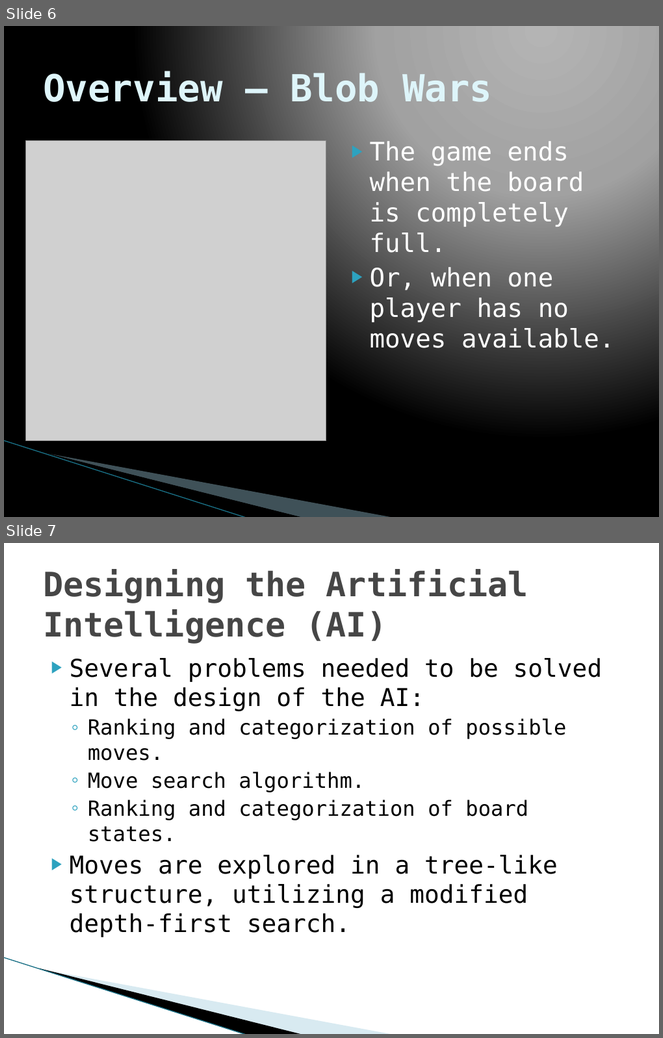
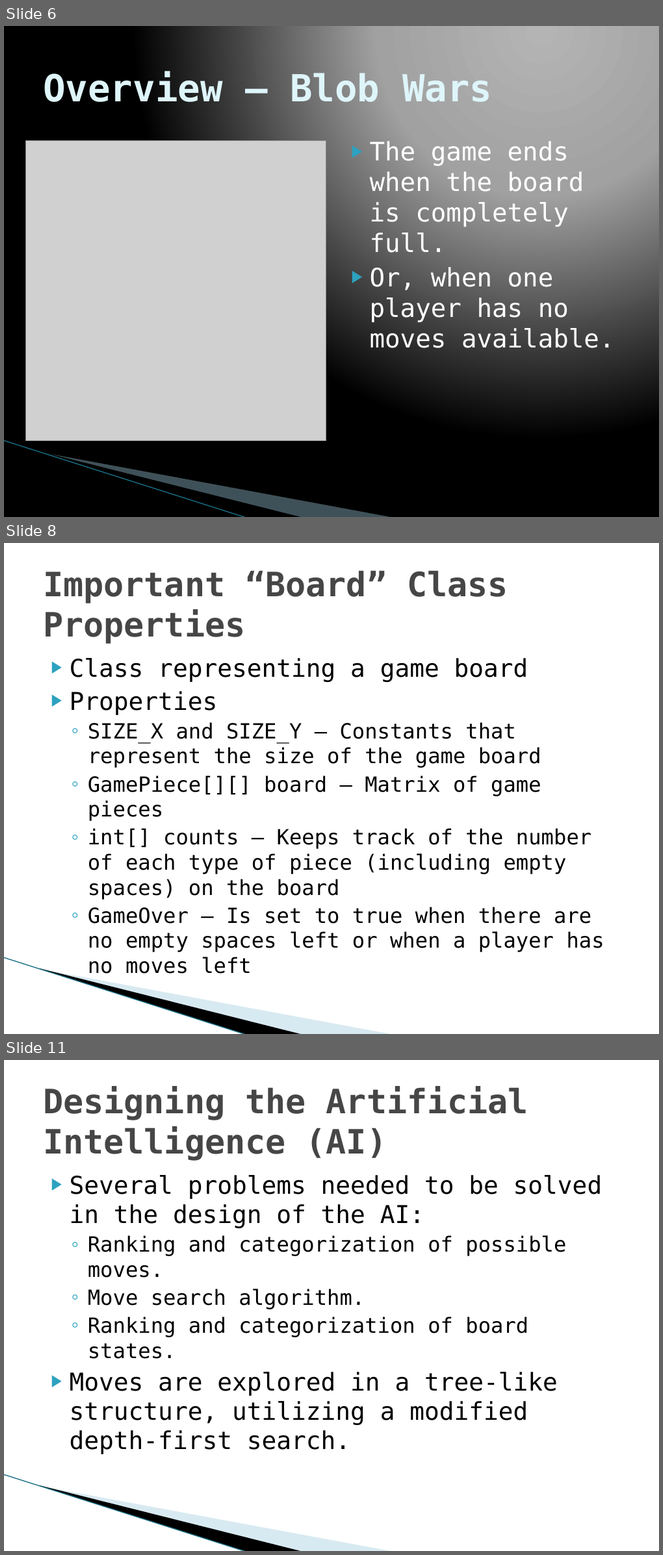
Before and after one commit to TadCordle/Senior-Project, a slide deck: Game Theory and Artificial Intelligence Design.pptx. Shown one above the other, each under a label of ours: slides 6 and 7 before the commit, slides 6, 8 and 11 after it; the slides between them are not shown. The pictures are 663x1038 and 663x1555 pixels, drawn with LibreOffice and Linux fonts; fonts in the diff are those of the drawing; grey boxes stand for pictures; background and template pictures are left out. Boxes give left, top, right and bottom in pixels: in the first picture for what was removed or moved away, otherwise in the second. Text is boxed around its words. In the diff, an @@ line names an element or a change of style, - is before the commit and + after.

```diff
--- a/Game Theory and Artificial Intelligence Design.pptx
+++ b/Game Theory and Artificial Intelligence Design.pptx
@@ slide 8 added at [4, 543, 659, 1034], background #FFFFFF; not listed: 3 template elements that a slide beside it also shows @@
@@ title added at [43, 570, 508, 644], 36.9 pt, text #464646, bold @@
+Important “Board” Class Properties
@@ text added at [70, 658, 605, 974], 23 pt, text #000000 @@
+▶ Class representing a game board
+▶ Properties
+  ◦ SIZE_X and SIZE_Y – Constants that represent the size of the game board
+  ◦ GamePiece[][] board – Matrix of game pieces
+  ◦ int[] counts – Keeps track of the number of each type of piece (including empty spaces) on the board
+  ◦ GameOver – Is set to true when there are no empty spaces left or when a player has no moves left
@@ what was slide 7 is now slide 11 @@
```
Also in this commit, not shown: 2 slides changed, 4 other slides added.
